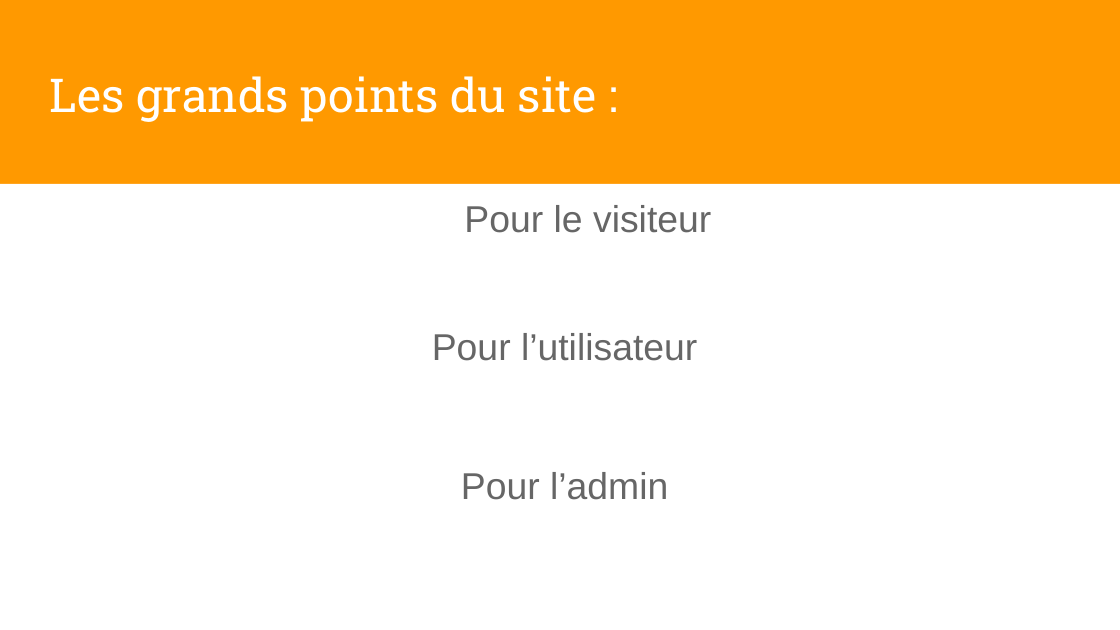
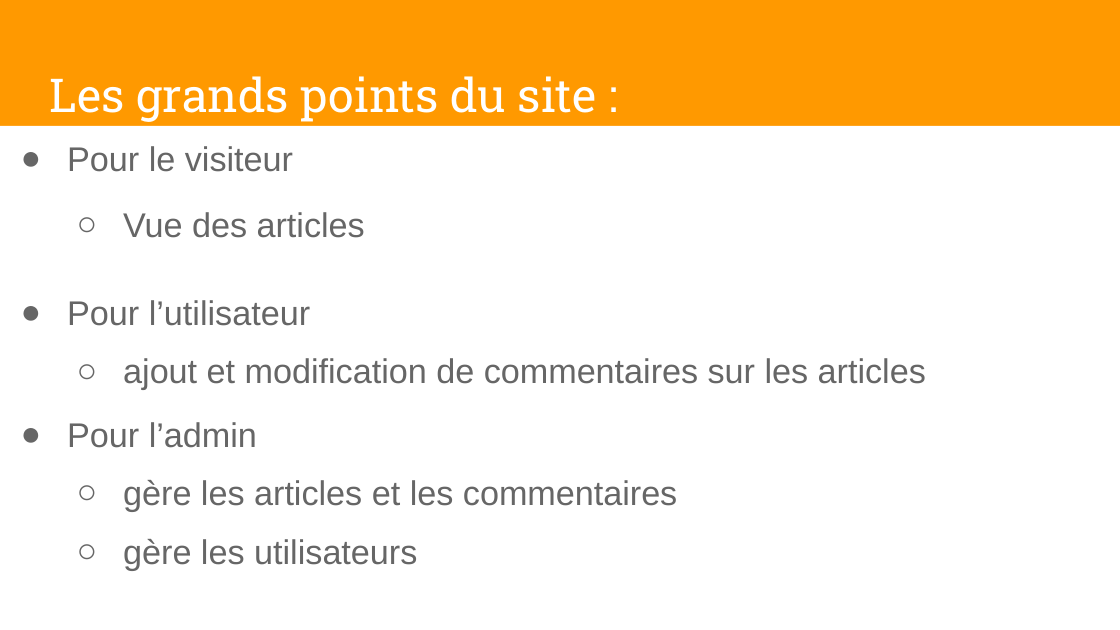
Before and after one commit to Audrey88/blog, a slide deck: slide 5 of présentation/Présentation.odp. Drawn at 1120x630 pixels with LibreOffice and Linux fonts; fonts in the diff are those of the drawing. Boxes give left, top, right and bottom in pixels: in the first picture for what was removed or moved away, otherwise in the second. Text is boxed around its words. In the diff, an @@ line names an element or a change of style, - is before the commit and + after.

Commit message:
ajout de la bonne présentation

```diff
--- a/présentation/Présentation.odp
+++ b/présentation/Présentation.odp
@@ text "Pour le visiteur": place and size @@
-text "Pour le visiteur" at [0, 184, 1120, 629]
+text "Pour le visiteur" at [0, 125, 1120, 629]
@@ text at [67, 146, 310, 448]: size 24 to 22 pt in "Pour le visiteur", "Pour l’utilisateur", "Pour l’admin"; alignment centre to left; bullet none to ●; less space between paragraphs @@
@@ text at [123, 212, 365, 238]: paragraph added @@
+  ○ Vue des articles
@@ text at [123, 358, 926, 390]: paragraph added @@
+  ○ ajout et modification de commentaires sur les articles
@@ text at [123, 480, 677, 570]: paragraphs added @@
+  ○ gère les articles et les commentaires
+  ○ gère les utilisateurs
```
Also in this commit, not shown: 1 other slide changed.
